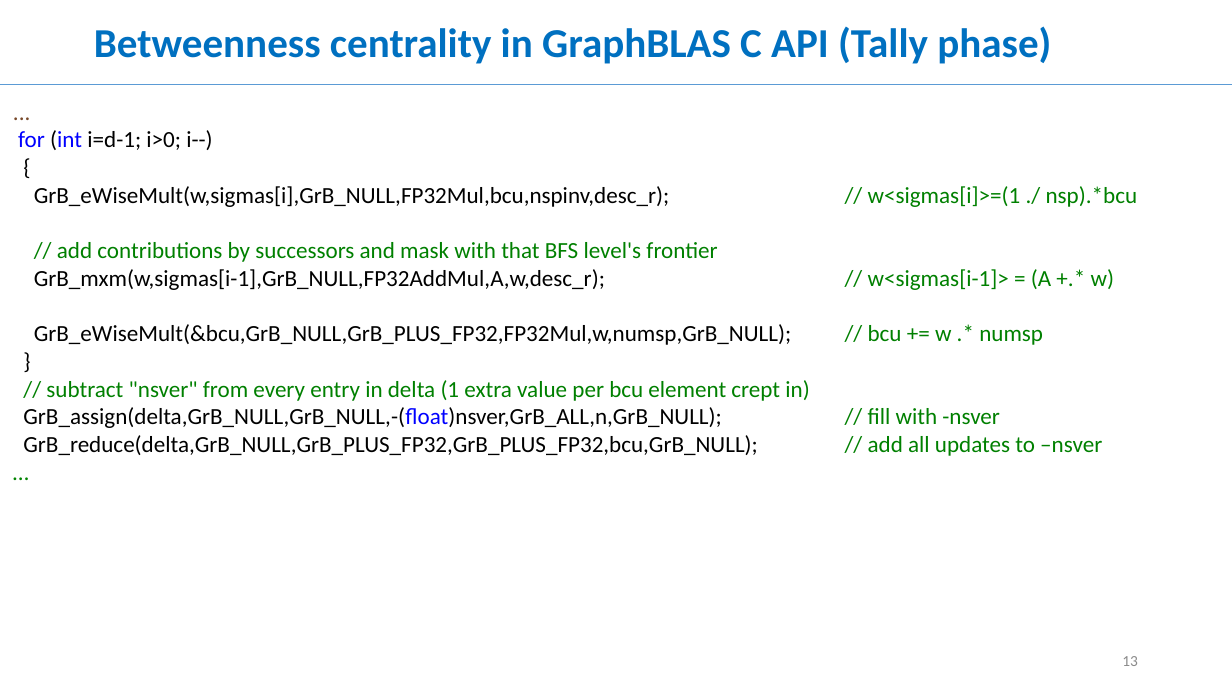
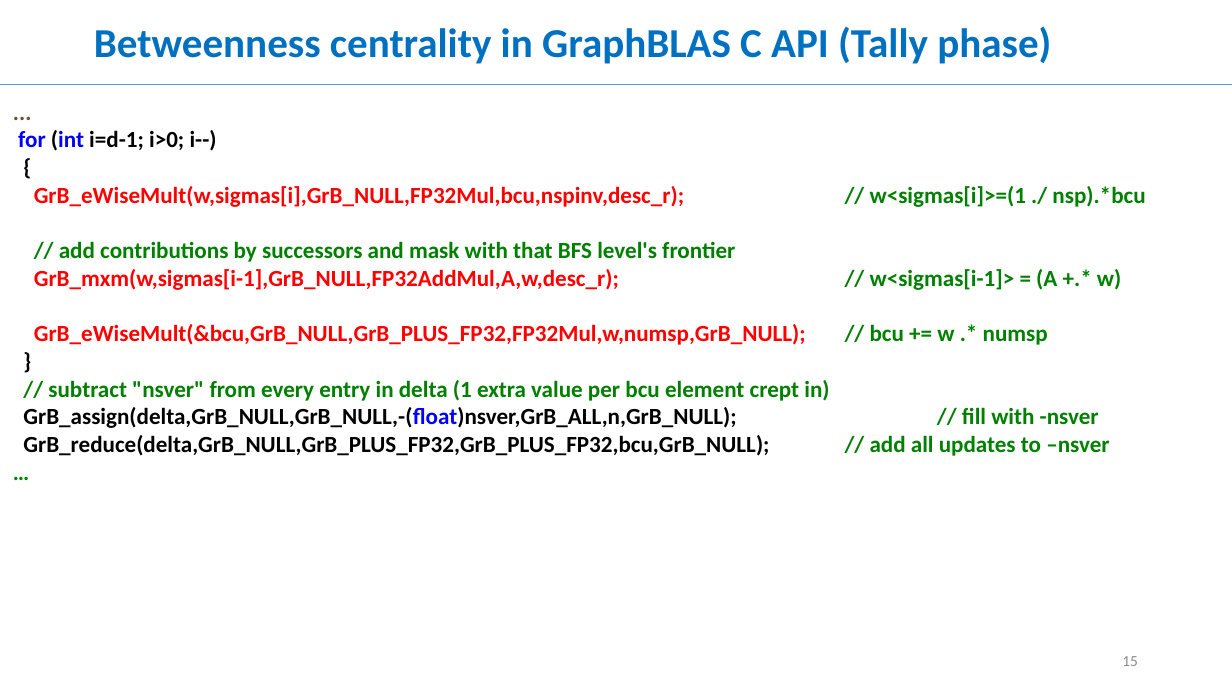
Before and after one commit to GraphBLAS/graphblas-api-c, a slide deck: slide 15 of GABB17/GABB17.pptx (slide 13 before the commit). Drawn at 1232x693 pixels with LibreOffice and Linux fonts; fonts in the diff are those of the drawing. Boxes give left, top, right and bottom in pixels: in the first picture for what was removed or moved away, otherwise in the second. Text is boxed around its words. In the diff, an @@ line names an element or a change of style, - is before the commit and + after.

```diff
--- a/GABB17/GABB17.pptx
+++ b/GABB17/GABB17.pptx
@@ text "..." at bbox=[18, 130, 1145, 456]: bold on; text colour #000000 to #FF0000 in "GrB_eWiseMult(w,sigmas[i],GrB_NULL,FP32Mul,bcu,nspinv,desc_r ...", "GrB_mxm(w,sigmas[i-1],GrB_NULL,FP32AddMul,A,w,desc_r);", "GrB_eWiseMult(&bcu,GrB_NULL,GrB_PLUS_FP32,FP32Mul,w,numsp,Gr ..." @@
@@ page number at bbox=[1122, 656, 1138, 666]: text changed @@
-13
+15
```
Also in this commit, not shown: 2 other slides changed, 3 slides added.
